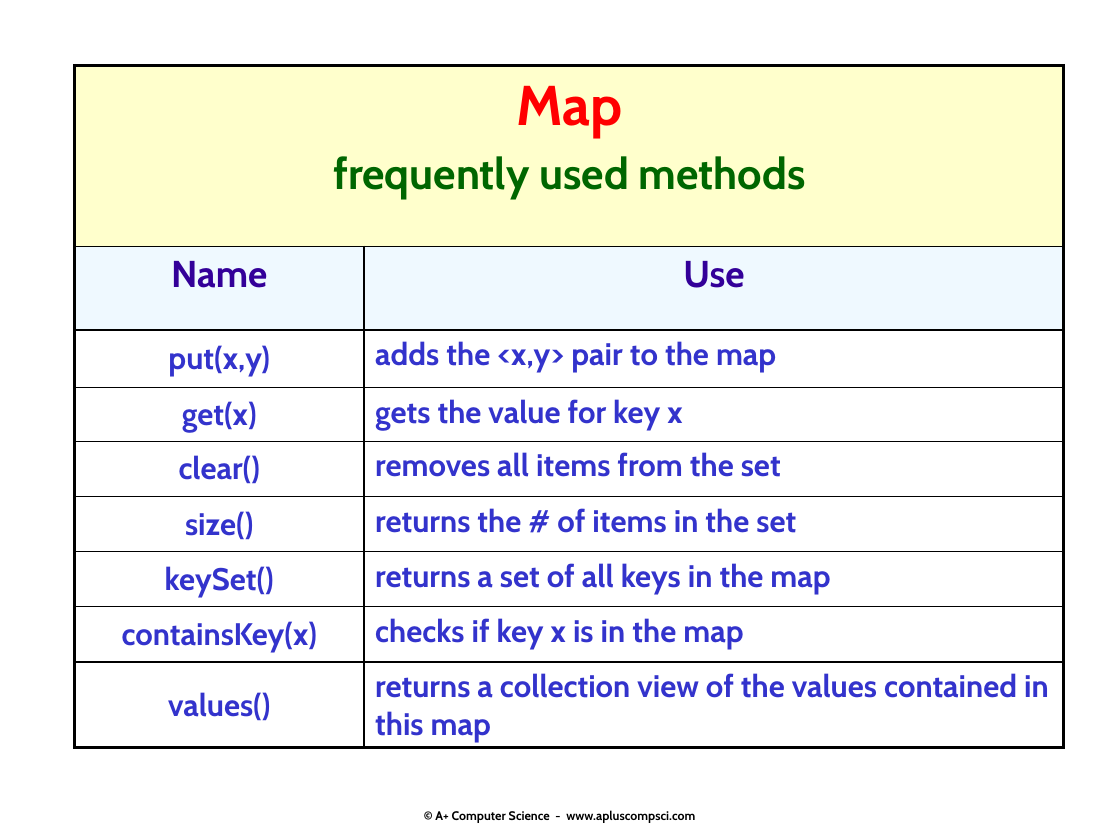
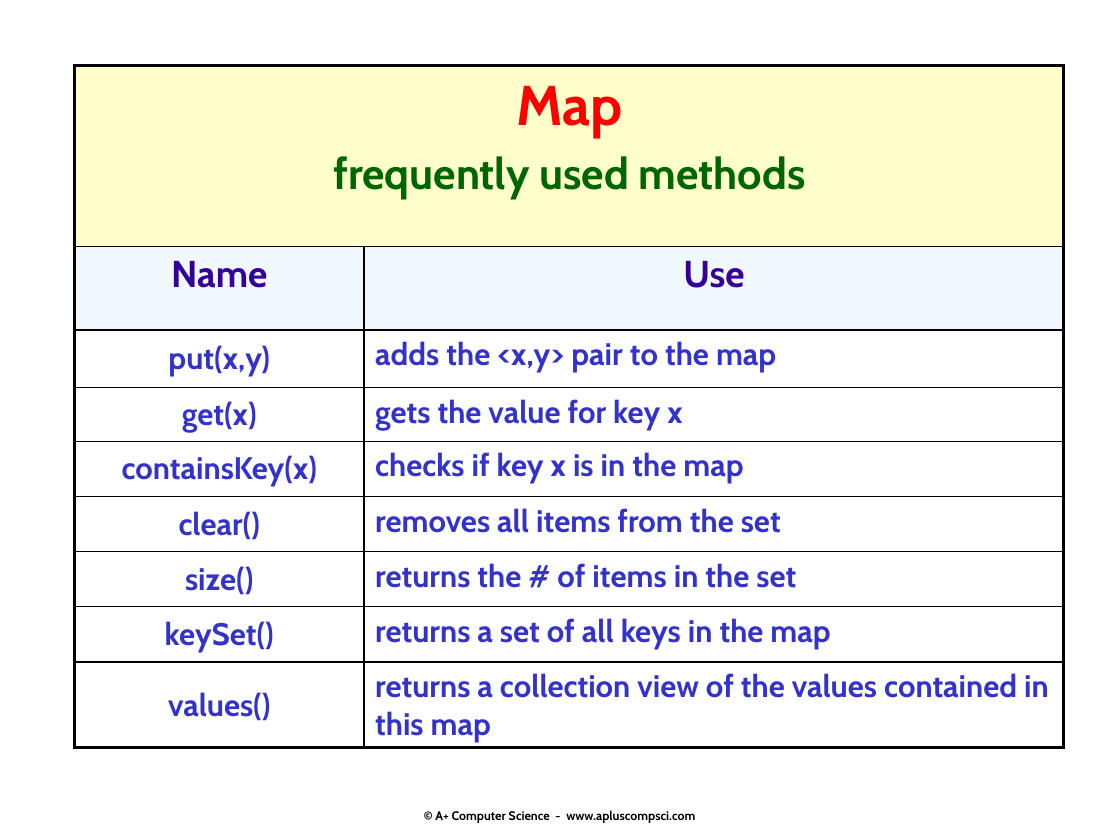
Before and after one commit to Cy-FairCS/cs3, a slide deck: slide 10 of u05b_maps/notes/8.maps.pptx (slide 12 before the commit). Drawn at 1120x840 pixels with LibreOffice and Linux fonts; fonts in the diff are those of the drawing. Boxes give left, top, right and bottom in pixels: in the first picture for what was removed or moved away, otherwise in the second. Text is boxed around its words. In the diff, an @@ line names an element or a change of style, - is before the commit and + after.

```diff
--- a/u05b_maps/notes/8.maps.pptx
+++ b/u05b_maps/notes/8.maps.pptx
@@ table at (x1=75, y1=65, x2=1064, y2=748) @@
+row 5: containsKey(x) | checks if key x is in the map
-row 8: containsKey(x) | checks if key x is in the map
```
Also in this commit, not shown: 10 other slides changed, 9 slides added, 6 slides removed, 1 other file.
